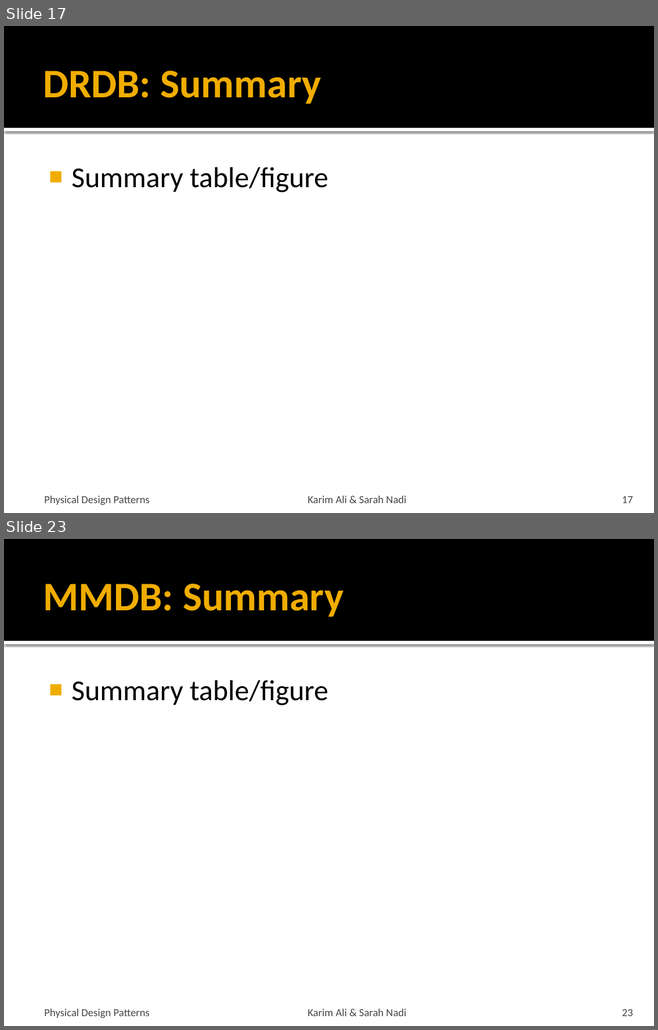
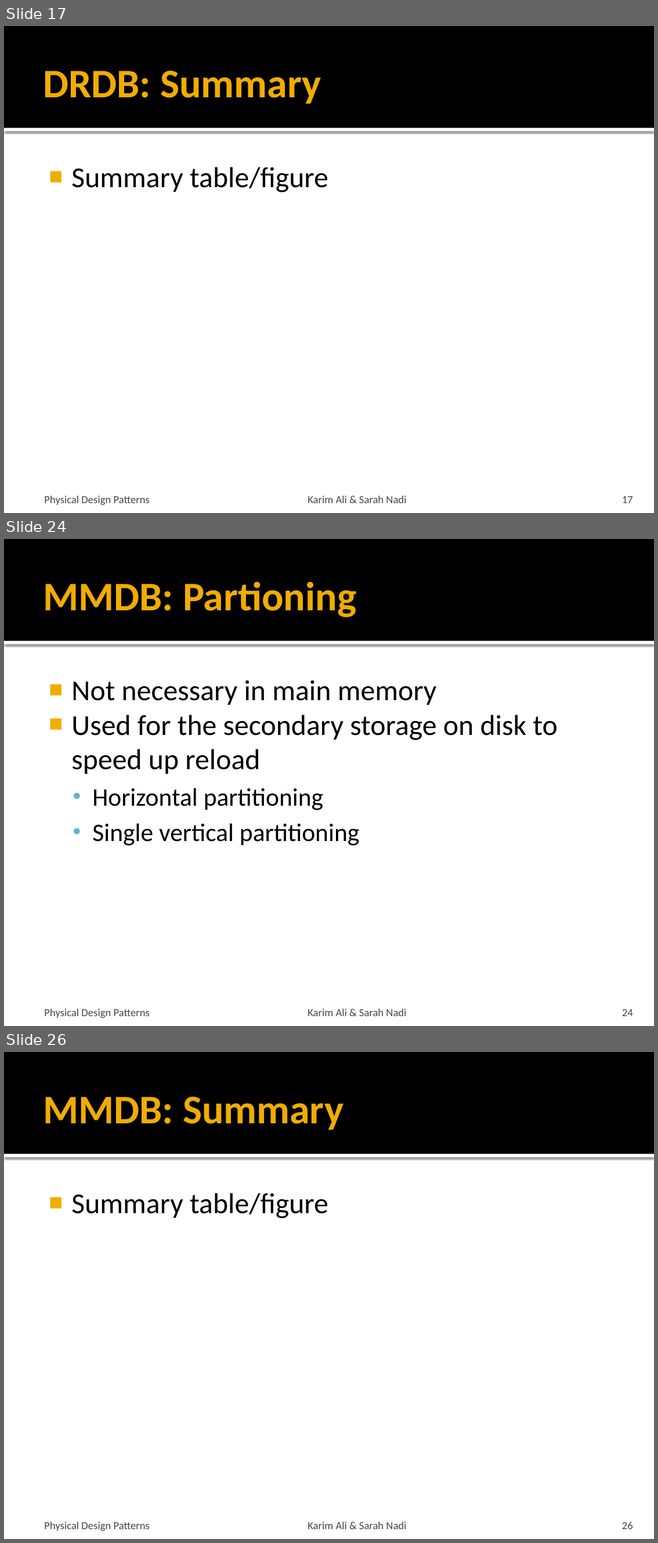
Before and after one commit to snadi/cs848-db, a slide deck: cs848-db/PhysDesignPres.pptx. Shown one above the other, each under a label of ours: slides 17 and 23 before the commit, slides 17, 24 and 26 after it; the slides between them are not shown. The pictures are 658x1030 and 658x1543 pixels, drawn with LibreOffice and Linux fonts; fonts in the diff are those of the drawing. Boxes give left, top, right and bottom in pixels: in the first picture for what was removed or moved away, otherwise in the second. Text is boxed around its words. In the diff, an @@ line names an element or a change of style, - is before the commit and + after.

```diff
--- a/cs848-db/PhysDesignPres.pptx
+++ b/cs848-db/PhysDesignPres.pptx
@@ slide 24 added at box(4, 539, 654, 1026), background #FFFFFF; not listed: 2 template elements that a slide beside it also shows @@
@@ title added at box(43, 581, 356, 617), 45 pt, text #F0AD00, bold @@
+MMDB: Partioning
@@ text added at box(71, 680, 557, 846), 32 pt, text #000000 @@
+■ Not necessary in main memory
+■ Used for the secondary storage on disk to speed up reload
+  • Horizontal partitioning
+  • Single vertical partitioning
@@ text added at box(44, 1009, 150, 1018), 12 pt, text #454545 @@
+Physical Design Patterns
@@ text added at box(307, 1009, 406, 1016), 12 pt, text #454545 @@
+Karim Ali & Sarah Nadi
@@ page number added at box(622, 1009, 633, 1016), 12 pt, text #454545 @@
+24
@@ what was slide 23 is now slide 26 @@
@@ page number at box(622, 1522, 633, 1529): text changed @@
-23
+26
```
Also in this commit, not shown: 5 slides changed, 2 other slides added.
